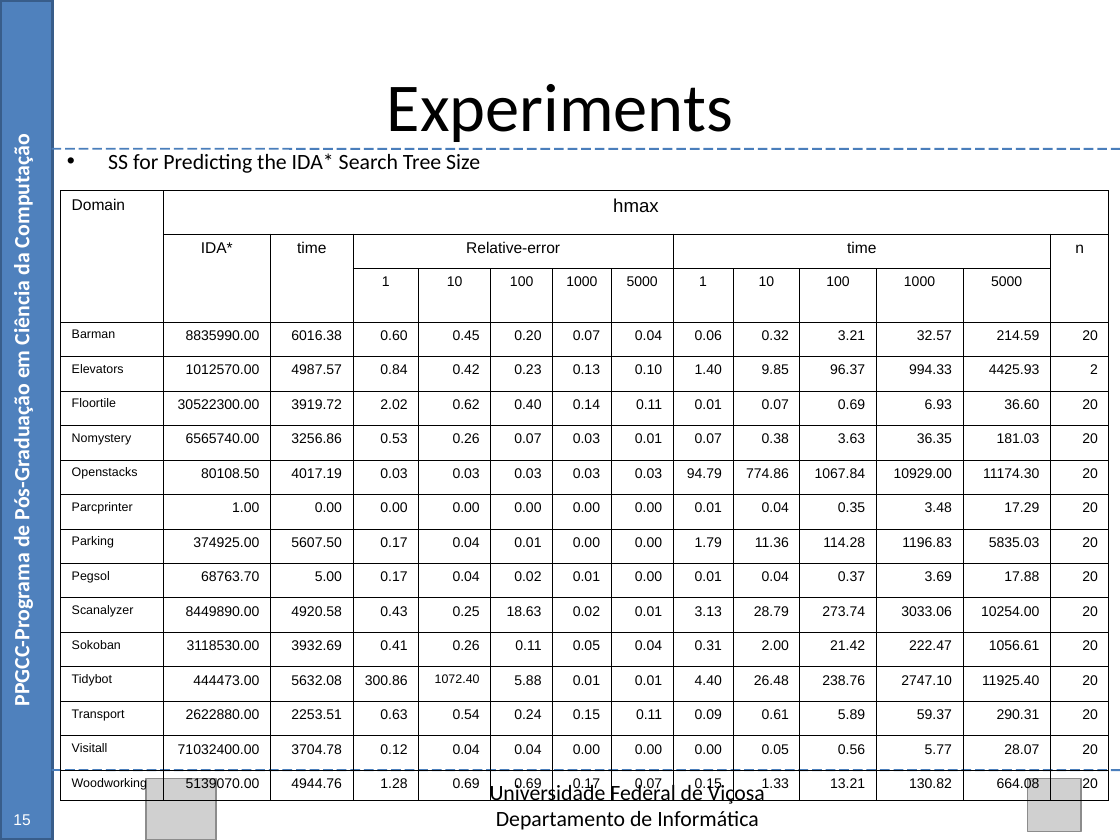
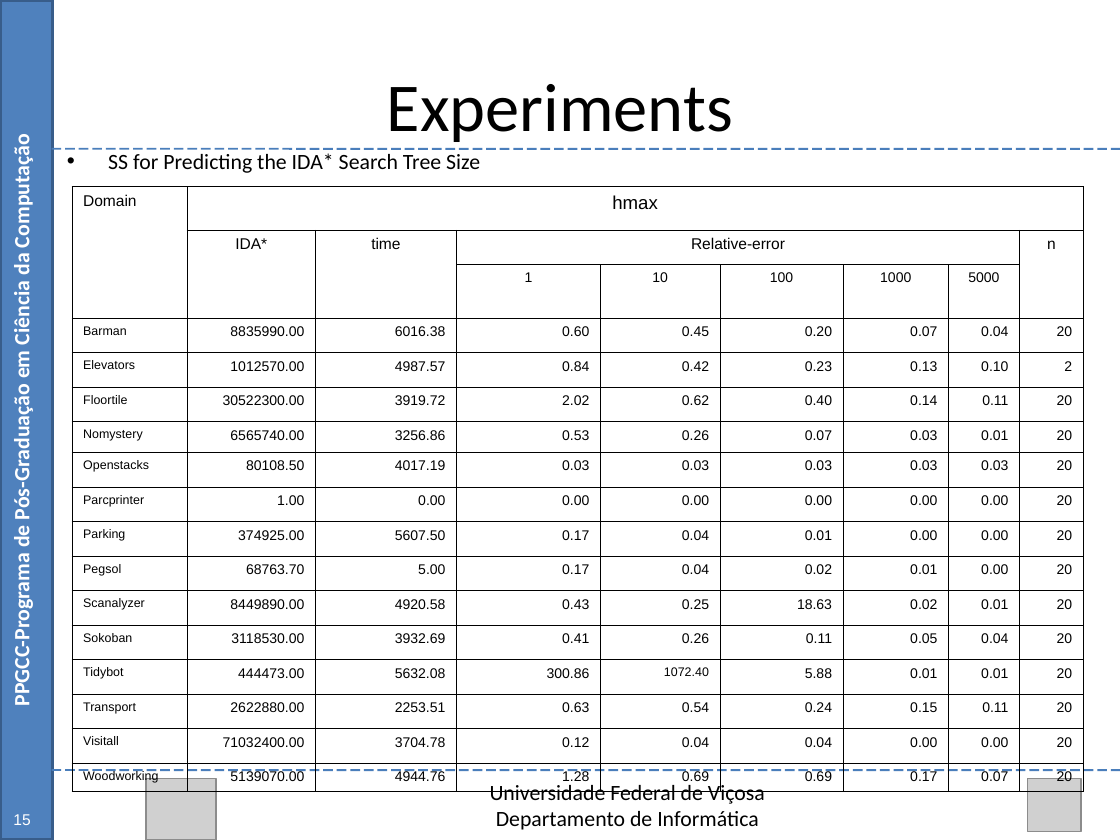
Before and after one commit to Marvinsky/research-marvin, a slide deck: slide 57 of latex/odp/dissertation_v12.odp. Drawn at 1120x840 pixels with LibreOffice and Linux fonts; fonts in the diff are those of the drawing; grey boxes stand for pictures. Boxes give left, top, right and bottom in pixels: in the first picture for what was removed or moved away, otherwise in the second. Text is boxed around its words. In the diff, an @@ line names an element or a change of style, - is before the commit and + after.

Commit message:
update v12

```diff
--- a/latex/odp/dissertation_v12.odp
+++ b/latex/odp/dissertation_v12.odp
@@ table at <box>72,186,1084,791</box> @@
-column 9:  | time | 1 | 0.06 | 1.40 | 0.01 | 0.07 | 94.79 | 0.01 | 1.79 | 0.01 | 3.13 | 0.31 | 4.40 | 0.09 | 0.00 | 0.15
-column 10:  |  | 10 | 0.32 | 9.85 | 0.07 | 0.38 | 774.86 | 0.04 | 11.36 | 0.04 | 28.79 | 2.00 | 26.48 | 0.61 | 0.05 | 1.33
-column 11:  |  | 100 | 3.21 | 96.37 | 0.69 | 3.63 | 1067.84 | 0.35 | 114.28 | 0.37 | 273.74 | 21.42 | 238.76 | 5.89 | 0.56 | 13.21
-column 12:  |  | 1000 | 32.57 | 994.33 | 6.93 | 36.35 | 10929.00 | 3.48 | 1196.83 | 3.69 | 3033.06 | 222.47 | 2747.10 | 59.37 | 5.77 | 130.82
-column 13:  |  | 5000 | 214.59 | 4425.93 | 36.60 | 181.03 | 11174.30 | 17.29 | 5835.03 | 17.88 | 10254.00 | 1056.61 | 11925.40 | 290.31 | 28.07 | 664.08
@@ table: place and size @@
-table at <box>60,190,1109,800</box>
+table at <box>72,186,1084,791</box>
```
Also in this commit, not shown: 18 other slides changed, 1 slide added.
